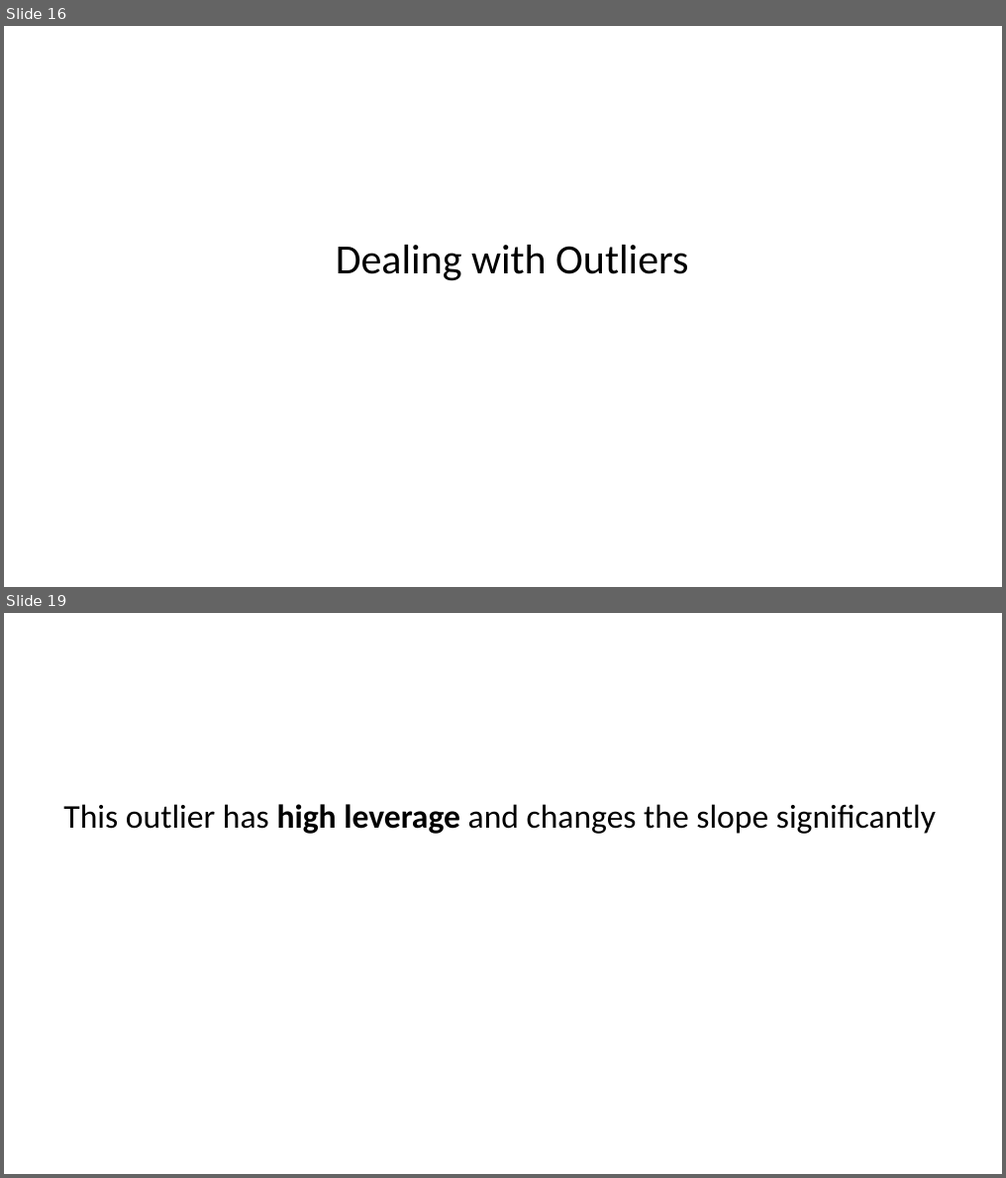
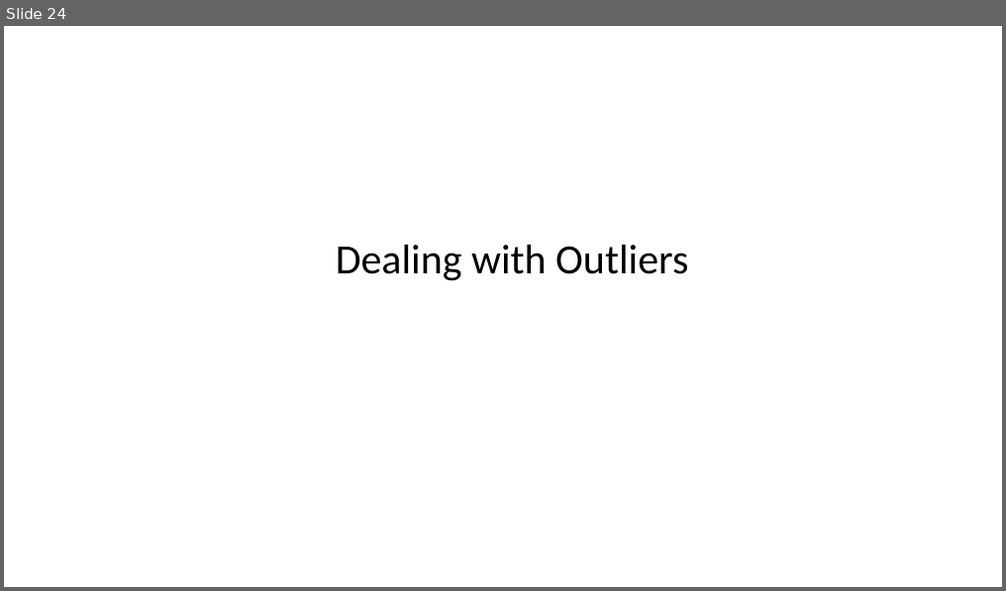
Before and after one commit to StephenElston/CSCI-E-83, a slide deck: LectureSlides/10b_ModelsFor OutliersAndOverdispersion.pptx. Shown one above the other, each under a label of ours: slides 16 and 19 before the commit, slide 24 after it; the slides between them are not shown. The pictures are 1006x1178 and 1006x591 pixels, drawn with LibreOffice and Linux fonts; fonts in the diff are those of the drawing. Boxes give left, top, right and bottom in pixels: in the first picture for what was removed or moved away, otherwise in the second. Text is boxed around its words. In the diff, an @@ line names an element or a change of style, - is before the commit and + after.

```diff
--- a/LectureSlides/10b_ModelsFor OutliersAndOverdispersion.pptx
+++ b/LectureSlides/10b_ModelsFor OutliersAndOverdispersion.pptx
@@ slide 19 removed at (4, 613, 1002, 1174), background #FFFFFF @@
@@ text removed at (63, 804, 936, 834) @@
-This outlier has high leverage and changes the slope significantly
@@ what was slide 16 is now slide 24 @@
```
Also in this commit, not shown: 6 slides changed, 11 slides added, 1 other slide removed.
